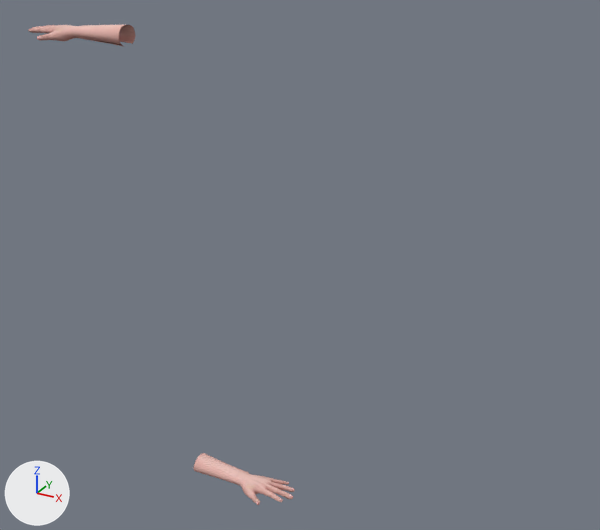
Renders of the FBX model Assets/Resources/Hand/boyhand/boyhand@bhupai.FBX from each side of a commit.
Both versions are drawn from a 50 mm lens placed at (2.1, -3.36, 3.16), pointed at (0.19, 0.12, 1.42). Lighting does not change. The marker at lower left points along +X, +Y and +Z. Where no turn or scale is listed for an object, it has been applied to the vertices. Vertices at the same position are counted once.

The older version as bpy lines, for what is in view:
```python
me_mesh = bpy.data.meshes.new('Mesh')
me_mesh.from_pydata(...)  # 835 vertices, 1564 faces; spans x -0.434..0.217, y -0.141..0.087, z -0.018..0.086
me_mesh.materials.append(mat_material__105)  # picture img_girl_hand_tga
me_mesh_001 = bpy.data.meshes.new('Mesh.001')
me_mesh_001.from_pydata(...)  # 835 vertices, 1564 faces; spans x -0.141..0.087, y -0.217..0.434, z -0.018..0.086
me_mesh_001.materials.append(mat_material__105)  # picture img_girl_hand_tga
ob_boy_hand = bpy.data.objects.new('Boy_Hand', me_mesh)
ob_boy_hand.location = (0.0, 0.0, 0.0)
ob_boy_hand002 = bpy.data.objects.new('Boy_Hand002', me_mesh_001)
ob_boy_hand002.location = (-1.167, 0.0, 2.505)
ob_boy_hand002.rotation_euler = (3.142, 0.0, -1.571)  # degrees (180, 0, -90)
ob_boy_hand002.scale = (-1.0, -1.0, -1.0)
```
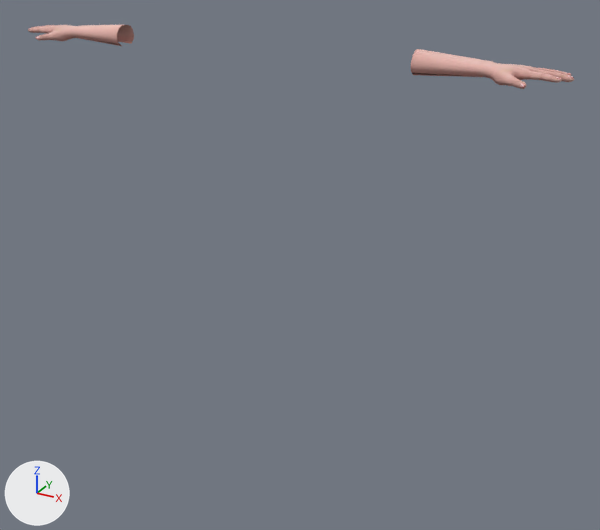
The newer file is also turned or shifted as a whole; pictures and numbers use the older file's frame.

Changed parts and their boxes [x1, y1, x2, y2] in the pictures (600 x 530 px):
'Sphere001', added (pink)
    after: [411, 49, 574, 89]
'Boy_Hand', deleted (pink)
    before: [194, 453, 295, 505]
'Boy_Hand002', reshaped, moved, turned, rescaled
    before: [28, 25, 135, 46]
    after: [28, 25, 134, 46]

What the commit changed:
me_mesh_001 has 835 vertices, 1564 faces and spans x -0.141..0.087, y -0.217..0.434, z -0.018..0.086.
me_mesh_001 is used by ob_boy_hand002; location (-1.167, 0.0, 2.505); rotation (3.142, 0.0, -1.571), in degrees (180, 0, -90); scale (-1.0, -1.0, -1.0).
me_mesh_001 part 1: the whole mesh is multiplied about its middle by the matrix ((0.01, 1.0, 0.0), (1.0, -0.01, 0.0), (0.0, 0.0, 1.0)), then moved by (-1.037, -0.137, 2.505).
Mesh me_mesh_1 is new.
It has 835 vertices, 1564 faces and spans x 0.815..1.466, y -0.138..0.09, z 2.486..2.59.
It uses material mat_material__105 (picture img_girl_hand_tga).
Object 'Boy_Hand' (ob_boy_hand) is deleted.
Object 'Boy_Hand002' (ob_boy_hand002) turns from (180, 0, -90) to (0, 0, 0) degrees about x, y and z.
Object 'Boy_Hand002' (ob_boy_hand002) is rescaled from (-1.0, -1.0, -1.0) to (1.0, 1.0, 1.0).
Object 'Boy_Hand002' (ob_boy_hand002) moves from (-1.167, 0.0, 2.505) to (0.0, 0.0, 0.0).
Object 'Sphere001' (ob_sphere001) is new; it shows me_mesh_1.
Its location is (0.005, 0.0, 0.002).
